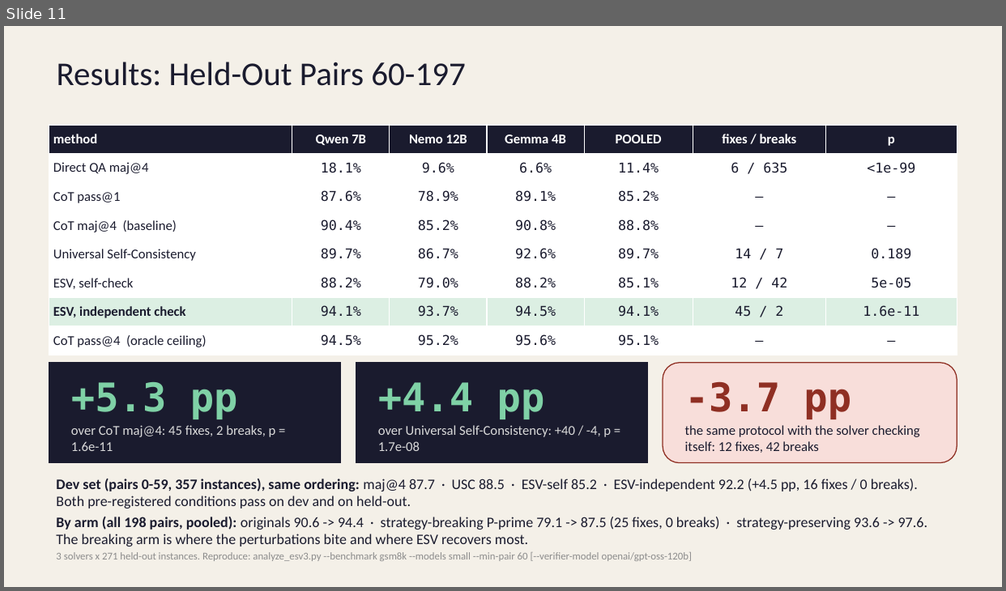
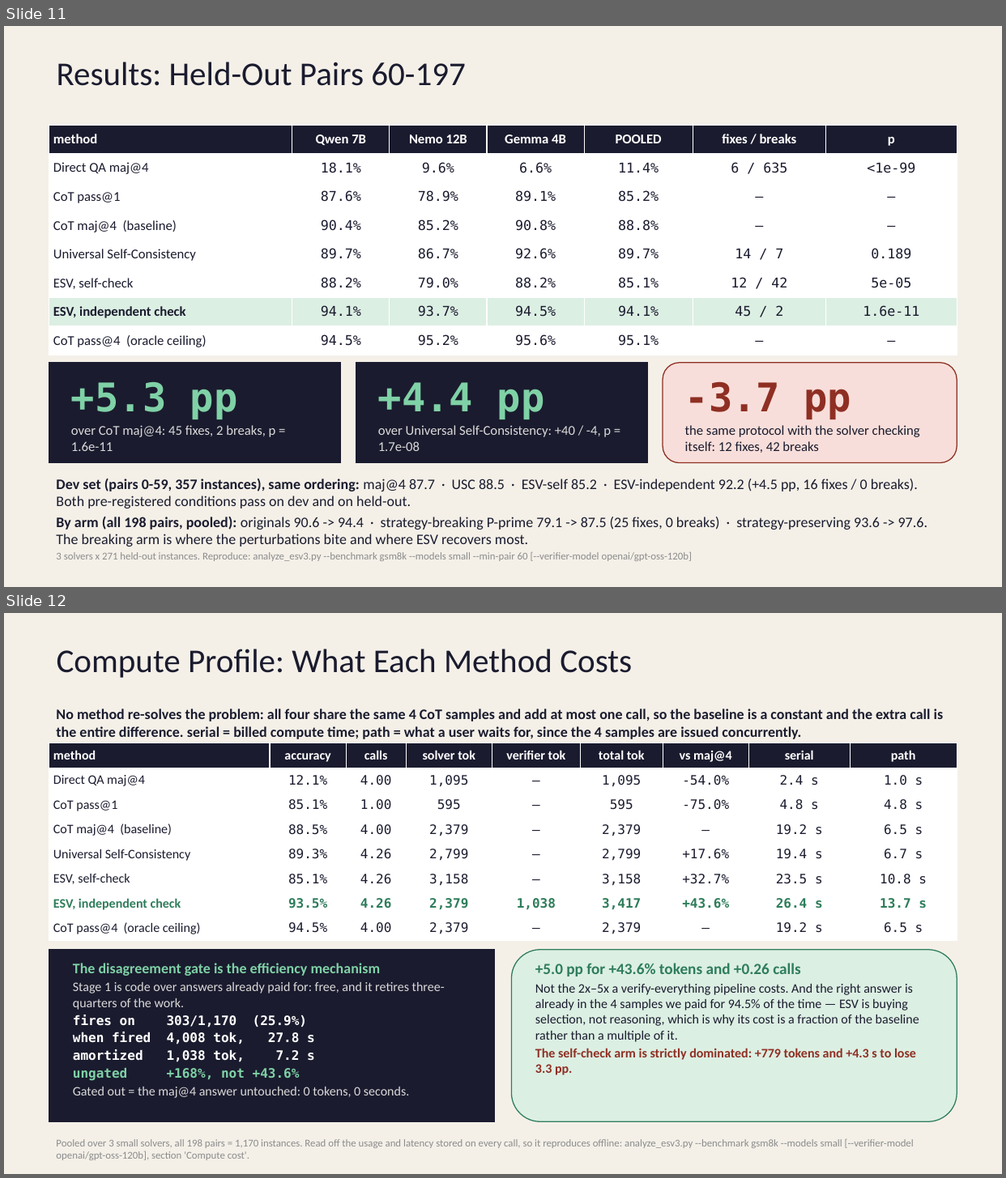
Before and after one commit to StellarDrift15/RAEN_structural-perturbations-esv, a slide deck: presentation/ESV_Project_Proposal_v3.pptx. Shown one above the other, each under a label of ours: slide 11 before the commit, slides 11 and 12 after it. The pictures are 1006x591 and 1006x1178 pixels, drawn with LibreOffice and Linux fonts; fonts in the diff are those of the drawing. Boxes give left, top, right and bottom in pixels: in the first picture for what was removed or moved away, otherwise in the second. Text is boxed around its words. In the diff, an @@ line names an element or a change of style, - is before the commit and + after.

Commit message:
added compute metrics

```diff
--- a/presentation/ESV_Project_Proposal_v3.pptx
+++ b/presentation/ESV_Project_Proposal_v3.pptx
@@ slide 12 added at (4,613,1002,1174), background #F4F0E8 @@
@@ title added at (57,649,632,678), 32 pt, text #1A1B2E @@
+Compute Profile: What Each Method Costs
@@ text added at (56,709,944,739), 14 pt, text #1A1B2E, bold @@
+No method re-solves the problem: all four share the same 4 CoT samples and add at most one call, so the baseline is a constant and the extra call is the entire difference. serial = billed compute time; path = what a user waits for, since the 4 samples are issued concurrently.
@@ table added at (49,743,957,941), 8 rows, 9 columns @@
+method | accuracy | calls | solver tok | verifier tok | total tok | vs maj@4 | serial | path
+Direct QA maj@4 | 12.1% | 4.00 | 1,095 | — | 1,095 | -54.0% | 2.4 s | 1.0 s
+CoT pass@1 | 85.1% | 1.00 | 595 | — | 595 | -75.0% | 4.8 s | 4.8 s
+CoT maj@4 (baseline) | 88.5% | 4.00 | 2,379 | — | 2,379 | — | 19.2 s | 6.5 s
+Universal Self-Consistency | 89.3% | 4.26 | 2,799 | — | 2,799 | +17.6% | 19.4 s | 6.7 s
+ESV, self-check | 85.1% | 4.26 | 3,158 | — | 3,158 | +32.7% | 23.5 s | 10.8 s
+ESV, independent check | 93.5% | 4.26 | 2,379 | 1,038 | 3,417 | +43.6% | 26.4 s | 13.7 s
+CoT pass@4 (oracle ceiling) | 94.5% | 4.00 | 2,379 | — | 2,379 | — | 19.2 s | 6.5 s
@@ rectangle added at (49,950,494,1122), fill #1A1B2E, outline #1A1B2E 1 pt @@
@@ rounded rectangle added at (512,950,957,1122), fill #DCEFE3, outline #2E7D5B 1 pt @@
@@ text added at (73,963,445,1098), 12.5 pt, text #D9D9D9, bold @@
+The disagreement gate is the efficiency mechanism
+Stage 1 is code over answers already paid for: free, and it retires three-quarters of the work.
+fires on 303/1,170 (25.9%)
+when fired 4,008 tok, 27.8 s
+amortized 1,038 tok, 7.2 s
+ungated +168%, not +43.6%
+Gated out = the maj@4 answer untouched: 0 tokens, 0 seconds.
@@ text added at (535,963,919,1076), 12.5 pt, text #1A1B2E @@
++5.0 pp for +43.6% tokens and +0.26 calls
+Not the 2x–5x a verify-everything pipeline costs. And the right answer is already in the 4 samples we paid for 94.5% of the time — ESV is buying selection, not reasoning, which is why its cost is a fraction of the baseline rather than a multiple of it.
+The self-check arm is strictly dominated: +779 tokens and +4.3 s to lose 3.3 pp.
@@ text added at (56,1139,914,1161), 10 pt, text #8C8C8C @@
+Pooled over 3 small solvers, all 198 pairs = 1,170 instances. Read off the usage and latency stored on every call, so it reproduces offline: analyze_esv3.py --benchmark gsm8k --models small [--verifier-model openai/gpt-oss-120b], section 'Compute cost'.
```
Also in this commit, not shown: 1 slide changed, 1 other slide added, 26 other files.
